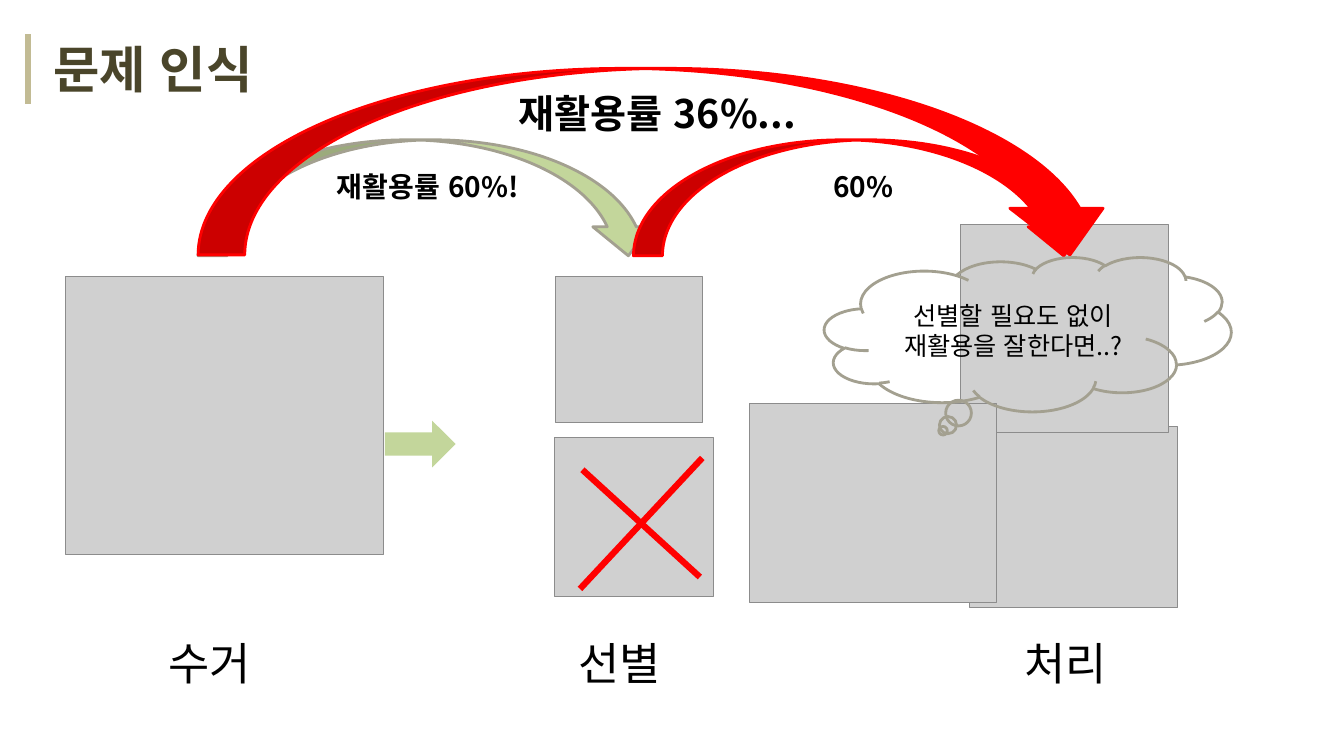
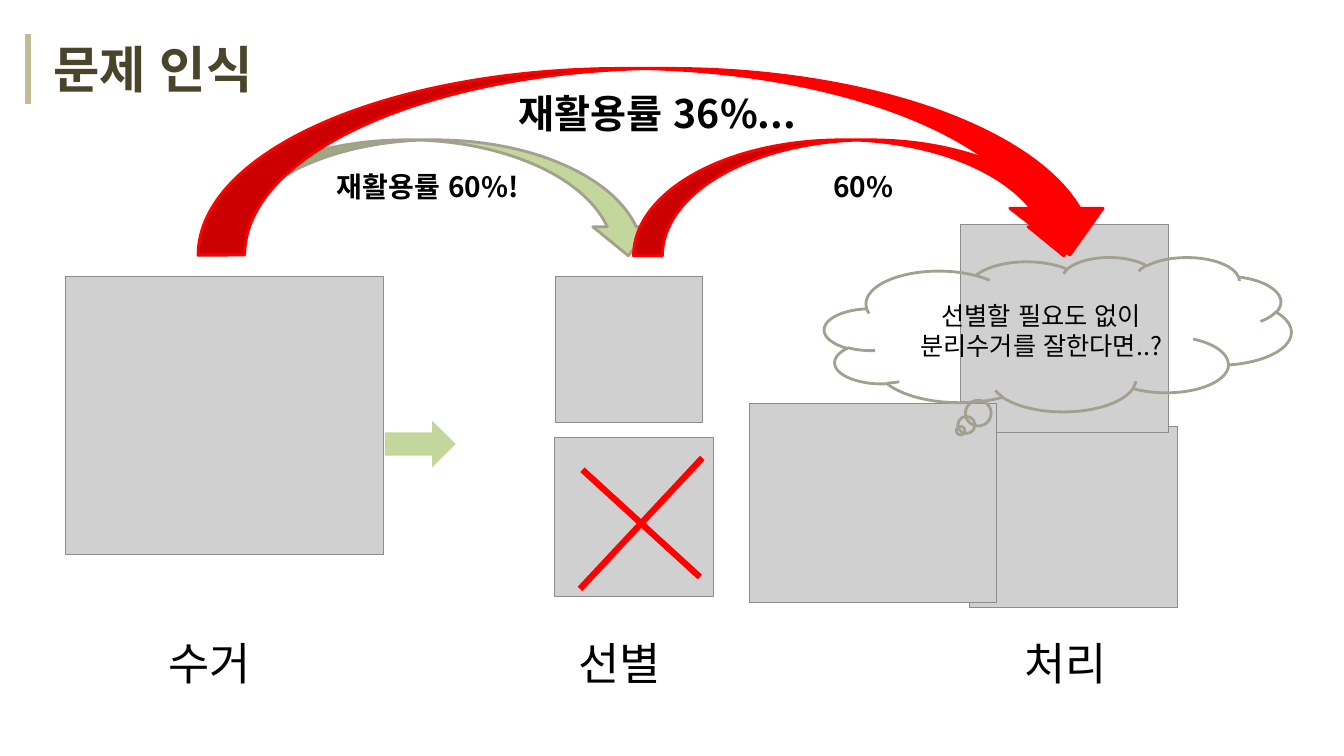
Before and after one commit to dbguide-korea4/Deep-Cycle, a slide deck: slide 13 of docs/4조-deep_cycle.pptx. Drawn at 1344x756 pixels with LibreOffice and Linux fonts; fonts in the diff are those of the drawing; grey boxes stand for pictures. Boxes give left, top, right and bottom in pixels: in the first picture for what was removed or moved away, otherwise in the second. Text is boxed around its words. In the diff, an @@ line names an element or a change of style, - is before the commit and + after.

```diff
--- a/docs/4조-deep_cycle.pptx
+++ b/docs/4조-deep_cycle.pptx
@@ thought cloud "선별할 필요도 없이 분리수거를 잘한다면..?": place and size @@
-thought cloud "선별할 필요도 없이 분리수거를 잘한다면..?" at [825,257,1231,411]
+thought cloud "선별할 필요도 없이 분리수거를 잘한다면..?" at [825,257,1292,411]
@@ text in thought cloud at [920,299,1162,362]: text changed @@
-선별할 필요도 없이 재활용을 잘한다면..?
+선별할 필요도 없이 분리수거를 잘한다면..?
```
Also in this commit, not shown: 1 other file.
